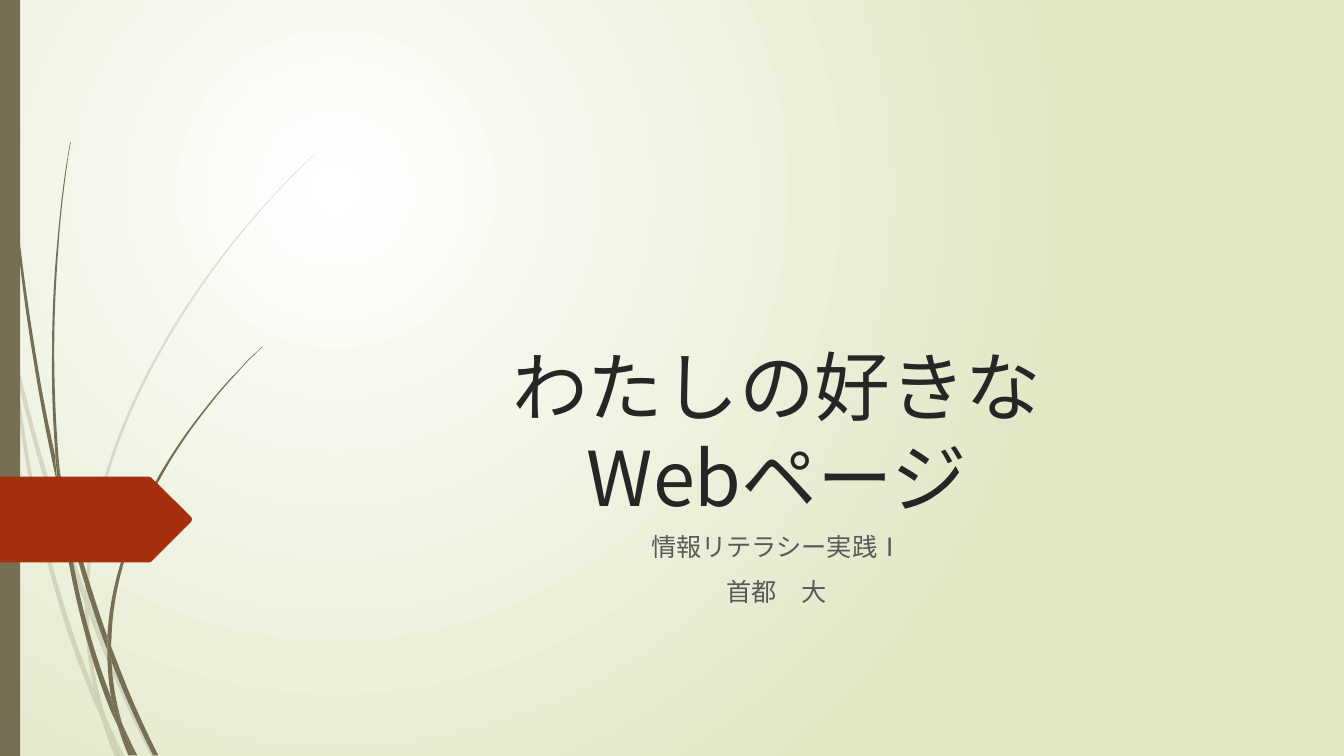
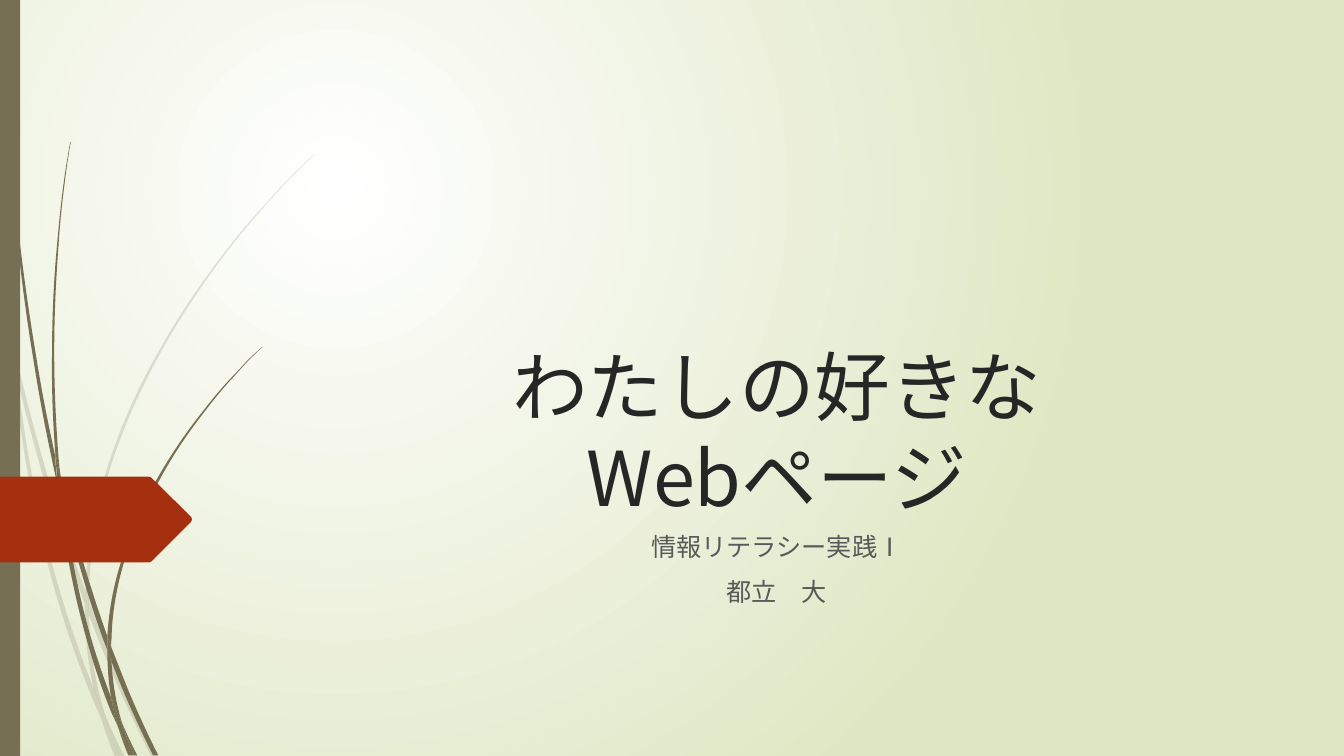
Before and after one commit to Info-lite/infolite, a slide deck: slide 1 of contents/office2019/powerpoint/01/sample.pptx. Drawn at 1344x756 pixels with LibreOffice and Linux fonts; fonts in the diff are those of the drawing. Boxes give left, top, right and bottom in pixels: in the first picture for what was removed or moved away, otherwise in the second. Text is boxed around its words. In the diff, an @@ line names an element or a change of style, - is before the commit and + after.

```diff
--- a/contents/office2019/powerpoint/01/sample.pptx
+++ b/contents/office2019/powerpoint/01/sample.pptx
@@ subtitle at [726, 580, 827, 603]: text changed @@
-首都 大
+都立 大
```
Also in this commit, not shown: 47 other files.
